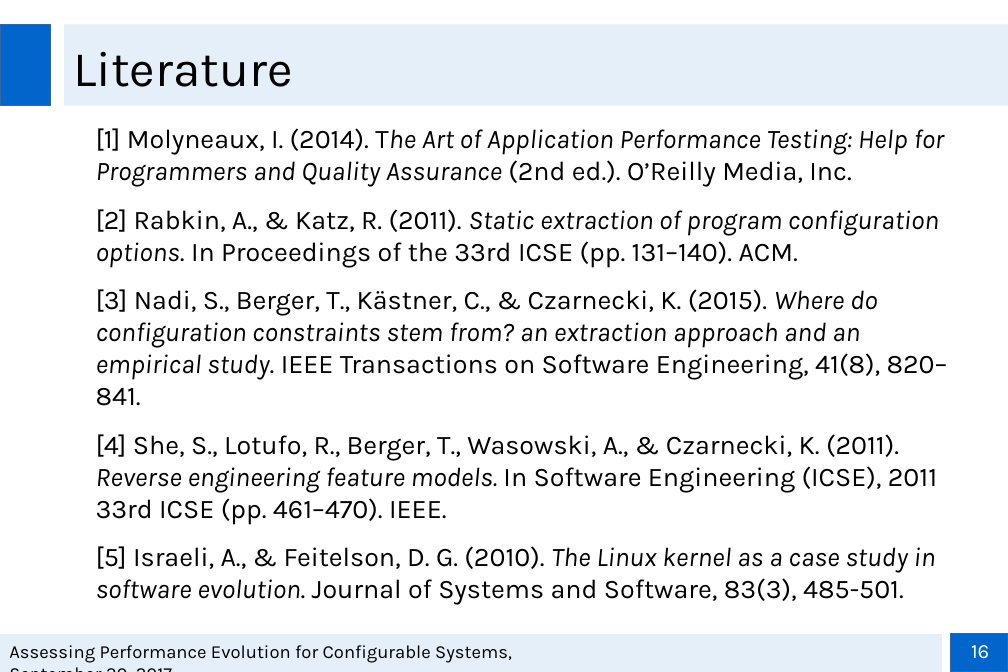
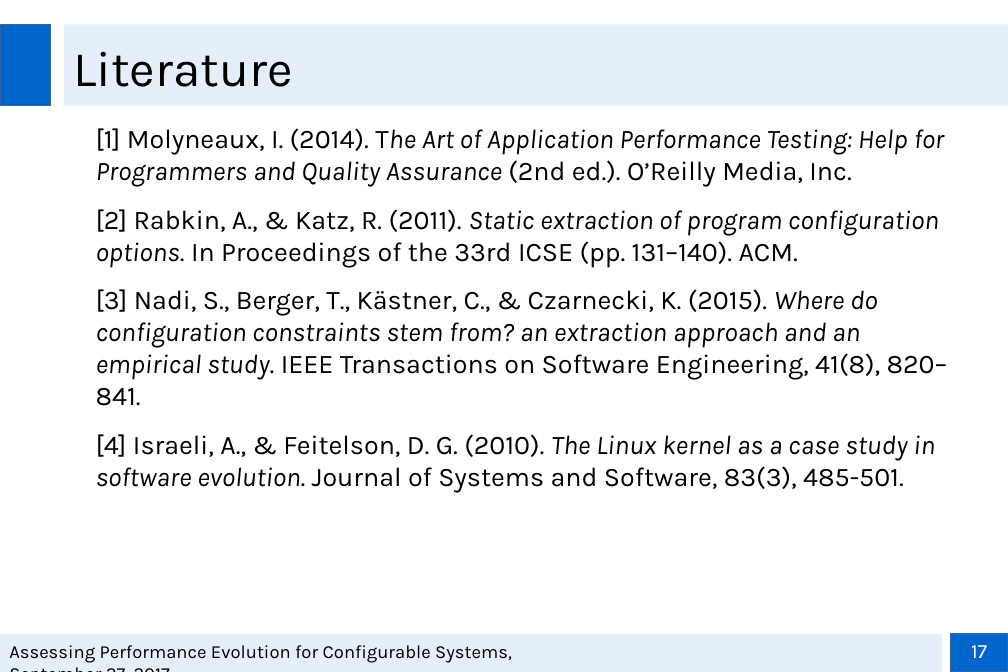
Before and after one commit to smba/msthesis, a slide deck: slide 17 of Presentations/Zwischenpräsentation_MA.odp (slide 16 before the commit). Drawn at 1008x672 pixels with LibreOffice and Linux fonts; fonts in the diff are those of the drawing; background and template pictures are left out. Boxes give left, top, right and bottom in pixels: in the first picture for what was removed or moved away, otherwise in the second. Text is boxed around its words. In the diff, an @@ line names an element or a change of style, - is before the commit and + after.

```diff
--- a/Presentations/Zwischenpräsentation_MA.odp
+++ b/Presentations/Zwischenpräsentation_MA.odp
@@ text at <box>96,434,935,493</box>: text changed @@
-[4] She, S., Lotufo, R., Berger, T., Wasowski, A., & Czarnecki, K. (2011). Reverse engineering feature models. In Software Engineering (ICSE), 2011 33rd ICSE (pp. 461–470). IEEE.
-[5] Israeli, A., & Feitelson, D. G. (2010). The Linux kernel as a case study in software evolution. Journal of Systems and Software, 83(3), 485-501.
+[4] Israeli, A., & Feitelson, D. G. (2010). The Linux kernel as a case study in software evolution. Journal of Systems and Software, 83(3), 485-501.
@@ page number at <box>971,645,987,658</box>: text changed @@
-16
+17
```
Also in this commit, not shown: 15 other slides changed, 1 slide added, 1 other file.
